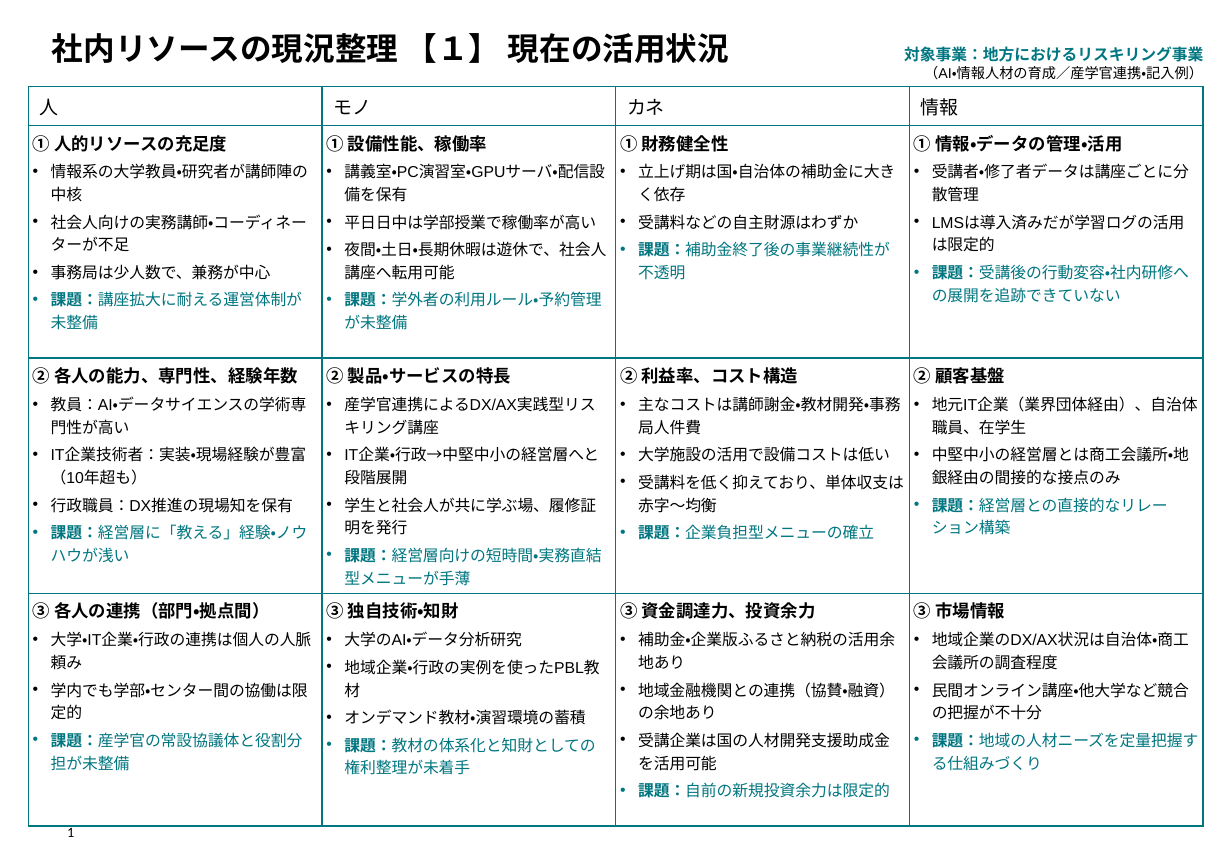
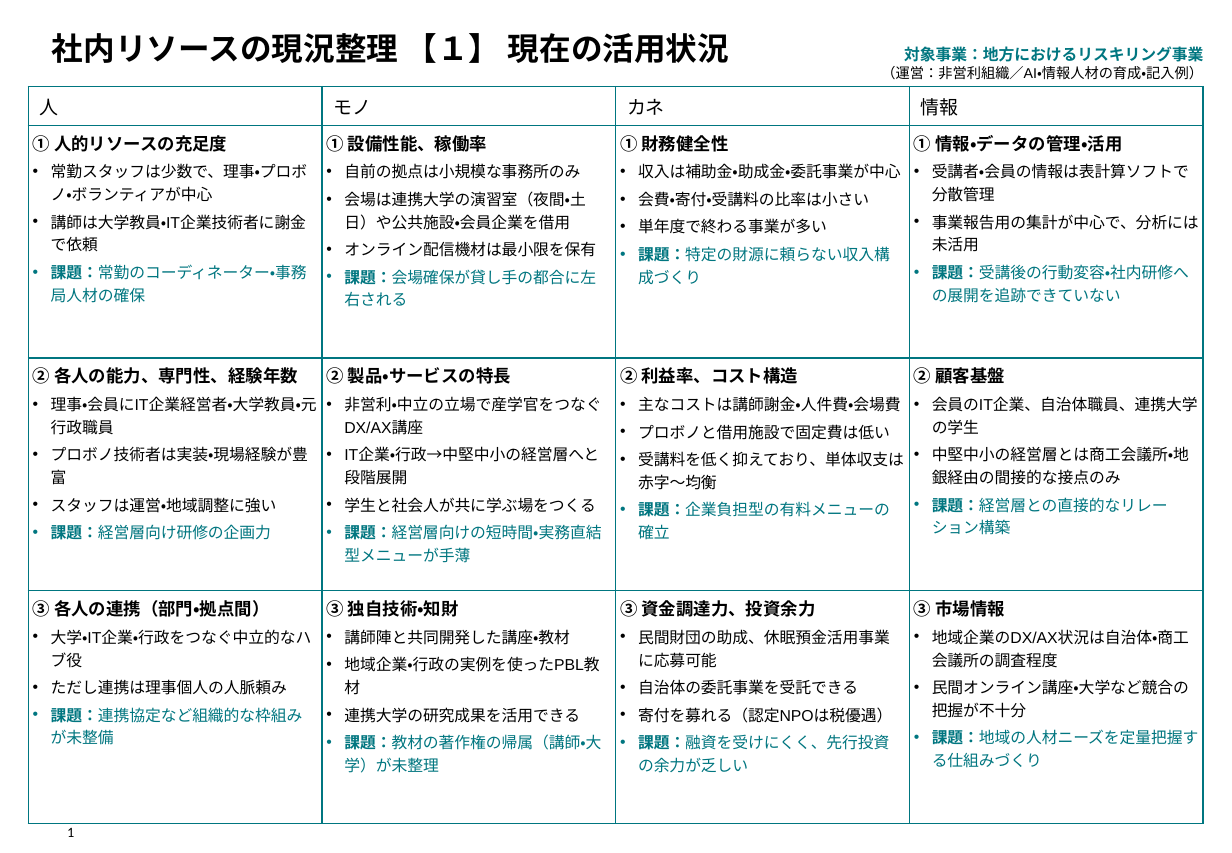
Before and after one commit to skxnpo/claudexnpo, a slide deck: slide 1 of regional-reskilling/resource-status_regional-reskilling.pptx. Drawn at 1232x853 pixels with LibreOffice and Linux fonts; fonts in the diff are those of the drawing. Boxes give left, top, right and bottom in pixels: in the first picture for what was removed or moved away, otherwise in the second. Text is boxed around its words. In the diff, an @@ line names an element or a change of style, - is before the commit and + after.

```diff
--- a/regional-reskilling/resource-status_regional-reskilling.pptx
+++ b/regional-reskilling/resource-status_regional-reskilling.pptx
@@ table at [28, 86, 1202, 819] @@
-row 2: ① 人的リソースの充足度 / 情報系の大学教員・研究者が講師陣の中核 / 社会人向けの実務講師・コーディネーターが不足 / 事務局は少人数で、兼務が中心 / 課題：講座拡大に耐える運営体制が未整備 | ① 設備性能、稼働率 / 講義室・PC演習室・GPUサーバ・配信設備を保有 / 平日日中は学部授業で稼働率が高い / 夜間・土日・長期休暇は遊休で、社会人講座へ転用可能 / 課題：学外者の利用ルール・予約管理が未整備 | ① 財務健全性 / 立上げ期は国・自治体の補助金に大きく依存 / 受講料などの自主財源はわずか / 課題：補助金終了後の事業継続性が不透明 | ① 情報・データの管理・活用 / 受講者・修了者データは講座ごとに分散管理 / LMSは導入済みだが学習ログの活用は限定的 / 課題：受講後の行動変容・社内研修への展開を追跡できていない
+row 2: ① 人的リソースの充足度 / 常勤スタッフは少数で、理事・プロボノ・ボランティアが中心 / 講師は大学教員・IT企業技術者に謝金で依頼 / 課題：常勤のコーディネーター・事務局人材の確保 | ① 設備性能、稼働率 / 自前の拠点は小規模な事務所のみ / 会場は連携大学の演習室（夜間・土日）や公共施設・会員企業を借用 / オンライン配信機材は最小限を保有 / 課題：会場確保が貸し手の都合に左右される | ① 財務健全性 / 収入は補助金・助成金・委託事業が中心 / 会費・寄付・受講料の比率は小さい / 単年度で終わる事業が多い / 課題：特定の財源に頼らない収入構成づくり | ① 情報・データの管理・活用 / 受講者・会員の情報は表計算ソフトで分散管理 / 事業報告用の集計が中心で、分析には未活用 / 課題：受講後の行動変容・社内研修への展開を追跡できていない
-row 3: ② 各人の能力、専門性、経験年数 / 教員：AI・データサイエンスの学術専門性が高い / IT企業技術者：実装・現場経験が豊富（10年超も） / 行政職員：DX推進の現場知を保有 / 課題：経営層に「教える」経験・ノウハウが浅い | ② 製品・サービスの特長 / 産学官連携によるDX/AX実践型リスキリング講座 / IT企業・行政→中堅中小の経営層へと段階展開 / 学生と社会人が共に学ぶ場、履修証明を発行 / 課題：経営層向けの短時間・実務直結型メニューが手薄 | ② 利益率、コスト構造 / 主なコストは講師謝金・教材開発・事務局人件費 / 大学施設の活用で設備コストは低い / 受講料を低く抑えており、単体収支は赤字〜均衡 / 課題：企業負担型メニューの確立 | ② 顧客基盤 / 地元IT企業（業界団体経由）、自治体職員、在学生 / 中堅中小の経営層とは商工会議所・地銀経由の間接的な接点のみ / 課題：経営層との直接的なリレーション構築
+row 3: ② 各人の能力、専門性、経験年数 / 理事・会員にIT企業経営者・大学教員・元行政職員 / プロボノ技術者は実装・現場経験が豊富 / スタッフは運営・地域調整に強い / 課題：経営層向け研修の企画力 | ② 製品・サービスの特長 / 非営利・中立の立場で産学官をつなぐDX/AX講座 / IT企業・行政→中堅中小の経営層へと段階展開 / 学生と社会人が共に学ぶ場をつくる / 課題：経営層向けの短時間・実務直結型メニューが手薄 | ② 利益率、コスト構造 / 主なコストは講師謝金・人件費・会場費 / プロボノと借用施設で固定費は低い / 受講料を低く抑えており、単体収支は赤字〜均衡 / 課題：企業負担型の有料メニューの確立 | ② 顧客基盤 / 会員のIT企業、自治体職員、連携大学の学生 / 中堅中小の経営層とは商工会議所・地銀経由の間接的な接点のみ / 課題：経営層との直接的なリレーション構築
-row 4: ③ 各人の連携（部門・拠点間） / 大学・IT企業・行政の連携は個人の人脈頼み / 学内でも学部・センター間の協働は限定的 / 課題：産学官の常設協議体と役割分担が未整備 | ③ 独自技術・知財 / 大学のAI・データ分析研究 / 地域企業・行政の実例を使ったPBL教材 / オンデマンド教材・演習環境の蓄積 / 課題：教材の体系化と知財としての権利整理が未着手 | ③ 資金調達力、投資余力 / 補助金・企業版ふるさと納税の活用余地あり / 地域金融機関との連携（協賛・融資）の余地あり / 受講企業は国の人材開発支援助成金を活用可能 / 課題：自前の新規投資余力は限定的 | ③ 市場情報 / 地域企業のDX/AX状況は自治体・商工会議所の調査程度 / 民間オンライン講座・他大学など競合の把握が不十分 / 課題：地域の人材ニーズを定量把握する仕組みづくり
+row 4: ③ 各人の連携（部門・拠点間） / 大学・IT企業・行政をつなぐ中立的なハブ役 / ただし連携は理事個人の人脈頼み / 課題：連携協定など組織的な枠組みが未整備 | ③ 独自技術・知財 / 講師陣と共同開発した講座・教材 / 地域企業・行政の実例を使ったPBL教材 / 連携大学の研究成果を活用できる / 課題：教材の著作権の帰属（講師・大学）が未整理 | ③ 資金調達力、投資余力 / 民間財団の助成、休眠預金活用事業に応募可能 / 自治体の委託事業を受託できる / 寄付を募れる（認定NPOは税優遇） / 課題：融資を受けにくく、先行投資の余力が乏しい | ③ 市場情報 / 地域企業のDX/AX状況は自治体・商工会議所の調査程度 / 民間オンライン講座・大学など競合の把握が不十分 / 課題：地域の人材ニーズを定量把握する仕組みづくり
@@ text at [881, 66, 1203, 79]: text changed @@
-（AI・情報人材の育成／産学官連携・記入例）
+（運営：非営利組織／AI・情報人材の育成・記入例）
```
Also in this commit, not shown: 1 other file.
